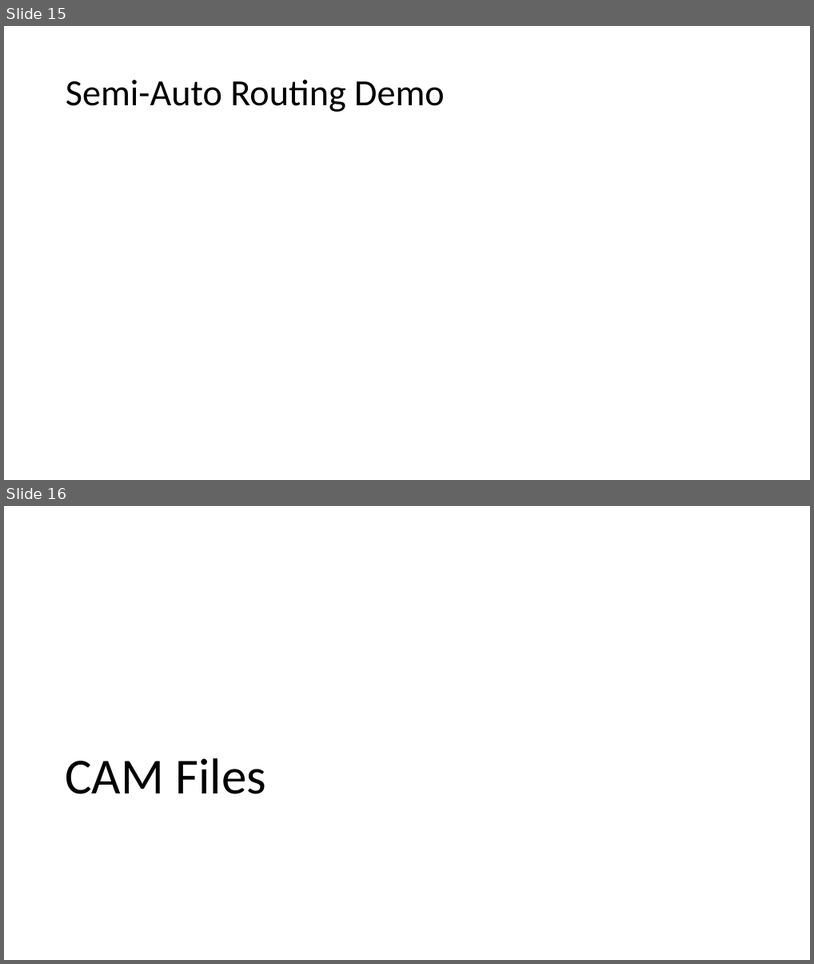
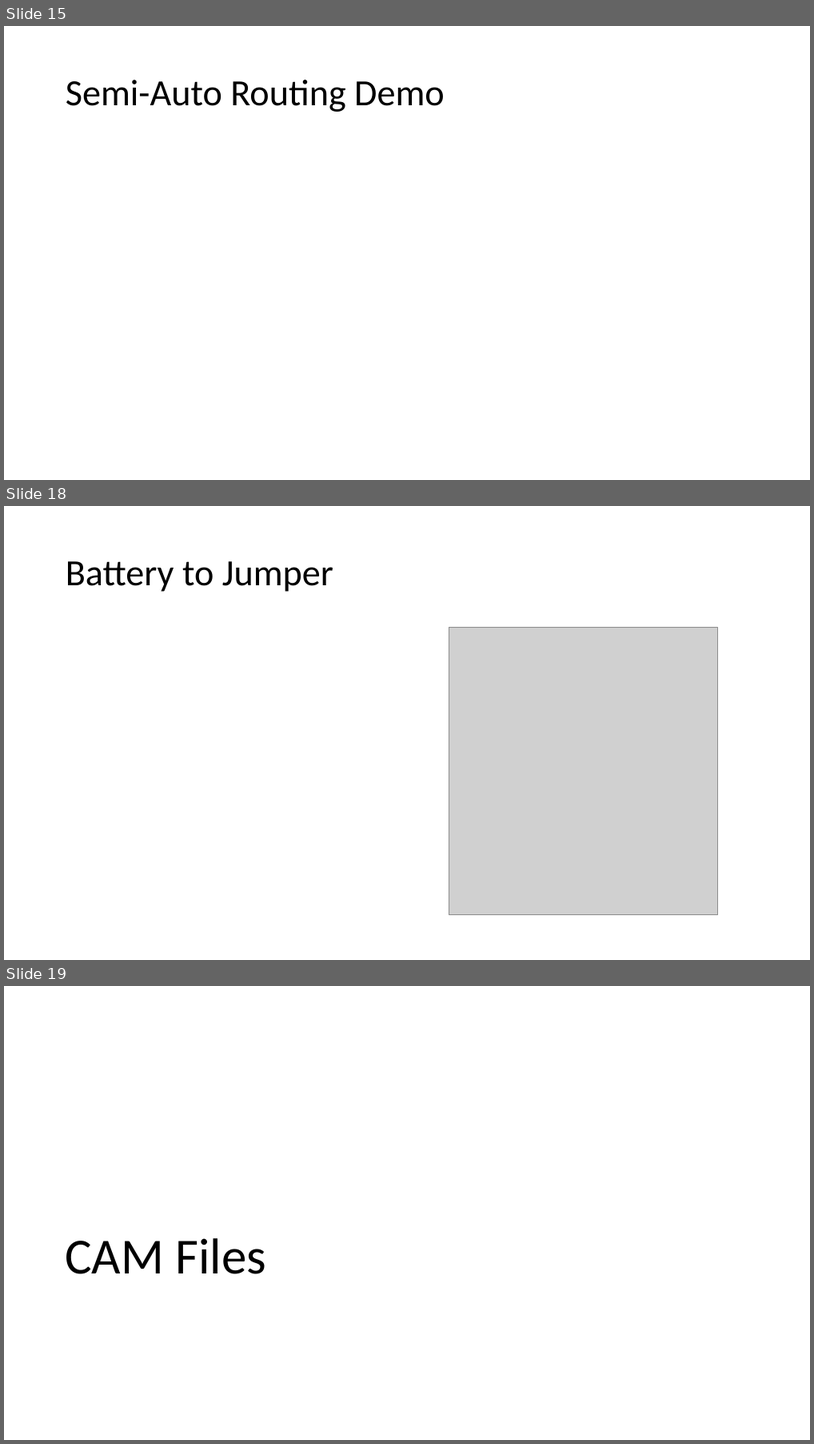
Before and after one commit to NVSL/QuadClass-Resources, a slide deck: labs/Laying-Out-The-Board/Laying-Out-The-Board.pptx. Shown one above the other, each under a label of ours: slides 15 and 16 before the commit, slides 15, 18 and 19 after it; the slides between them are not shown. The pictures are 814x964 and 814x1444 pixels, drawn with LibreOffice and Linux fonts; fonts in the diff are those of the drawing; grey boxes stand for pictures. Boxes give left, top, right and bottom in pixels: in the first picture for what was removed or moved away, otherwise in the second. Text is boxed around its words. In the diff, an @@ line names an element or a change of style, - is before the commit and + after.

```diff
--- a/labs/Laying-Out-The-Board/Laying-Out-The-Board.pptx
+++ b/labs/Laying-Out-The-Board/Laying-Out-The-Board.pptx
@@ slide 18 added at (4, 506, 810, 960), background #FFFFFF @@
@@ title added at (66, 561, 334, 592), 44 pt, text #000000 @@
+Battery to Jumper
@@ picture added at (450, 627, 718, 915) @@
@@ what was slide 16 is now slide 19 @@
```
Also in this commit, not shown: 3 other slides added, 2 other files.
